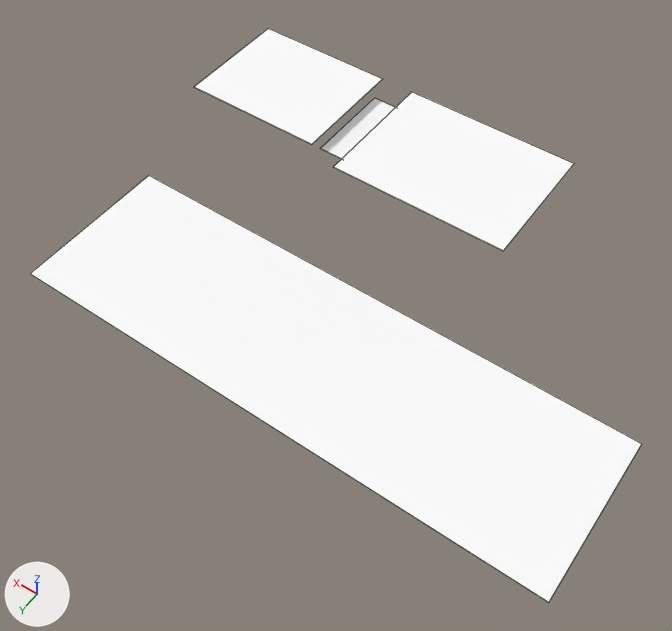
Two versions of the OBJ model Games/GuruttoWorld/Assets/Models/StreetJourney/Baked/Block-2-5.obj, one commit apart.
Before and after are seen from a 50 mm lens placed at (-21.6, 117.9, 48.5), pointed at (0.7, 86.6, -0.6). Lighting does not change. The marker at lower left points along +X, +Y and +Z. The picture after the commit comes second. Mesh edges are drawn as thin lines. Where no turn or scale is listed for an object, it has been applied to the vertices. Vertices at exactly the same position are counted once.

The older version as bpy lines, for what is in view:
```python
me_block_2_5 = bpy.data.meshes.new('Block-2-5')
me_block_2_5.from_pydata(...)  # 32 vertices, 24 faces; spans x -20.0..20.0, y 69.0..96.0, z -0.5..3.9
me_block_2_5.materials.append(mat_white)  # white #ffffff
ob_block_2_5 = bpy.data.objects.new('Block-2-5', me_block_2_5)
ob_block_2_5.location = (0.0, 0.0, 0.0)
```
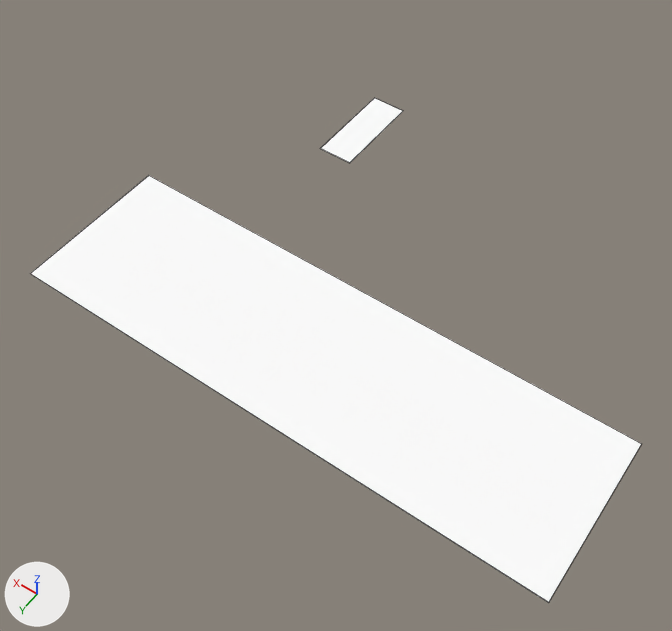
Boxes [x1, y1, x2, y2] around the edits, measured in the pictures (672 x 631 px):
'Block-2-5', reshaped (12% shorter): before [30, 29, 641, 603]; after [30, 98, 641, 603]
part 1 of me_block_2_5, deleted: before [194, 29, 382, 144]
part 2 of me_block_2_5, deleted: before [334, 92, 574, 251]

What changed in the scene script:
```text
Change me_block_2_5:
    used by ob_block_2_5; location = (0.0, 0.0, 0.0)
    remove me_block_2_5.from_pydata(...)  # 32 vertices, 24 faces; spans x -20.0..20.0, y 69.0..96.0, z -0.5..3.9
    add me_block_2_5.from_pydata(...)  # 16 vertices, 12 faces; spans x -20.0..20.0, y 70.0..96.0, z -0.5..2.8
    me_block_2_5 part 1: the loose piece of 8 vertices spanning x 9.0..20.0, y 69.0..78.0, z 3.9 is deleted
    me_block_2_5 part 2: the loose piece of 8 vertices spanning x -7.0..6.4, y 69.0..79.0, z 3.9 is deleted
```
